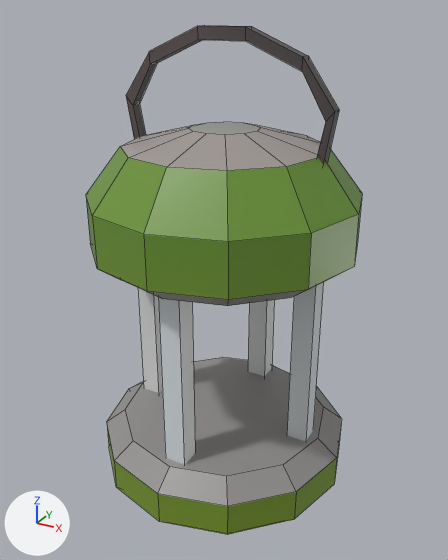
An edit to the FBX model Assets/Models/FBX/Lantern.fbx, drawn before and after from the same camera.
One viewpoint serves both versions: a 50 mm lens placed at (0.39, -0.711, 0.448), pointed at (0.001, -0.004, 0.094). Arrows for +X, +Y and +Z are at lower left; the lights stay in place. Mesh edges are drawn as thin lines. Where no turn or scale is listed for an object, it has been applied to the vertices.
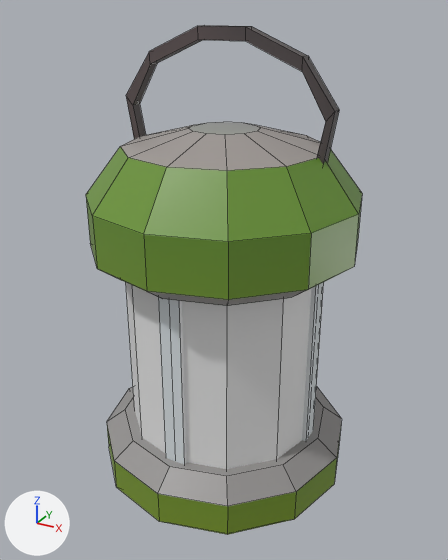
The change, as JSON lines over the scene's bpy script:
```json
{"op": "add", "block": "mat_glass", "code": ["mat_glass = principled_material('Glass')", "mat_glass.base_color = (0.8, 0.8, 0.8)  # white #e7e7e7"]}
{"op": "add", "block": "me_cylinder_001", "code": ["me_cylinder_001 = bpy.data.meshes.new('Cylinder.001')", "me_cylinder_001.from_pydata(...)  # 24 vertices, 12 faces; spans x -0.141..0.141, y -0.141..0.141, z -0.141..0.141", "me_cylinder_001.materials.append(mat_glass)  # white #e7e7e7"]}
{"op": "add", "block": "ob_lantern_glass", "code": ["ob_lantern_glass = bpy.data.objects.new('Lantern Glass', me_cylinder_001)", "ob_lantern_glass.location = (0.0, 0.0, 0.0)"]}
```

Where the change shows, as pixel boxes [x1, y1, x2, y2] in the pictures (448 x 560 px):
```json
{"object": "Lantern Glass", "change": "added", "after": [126, 283, 311, 469]}
```
